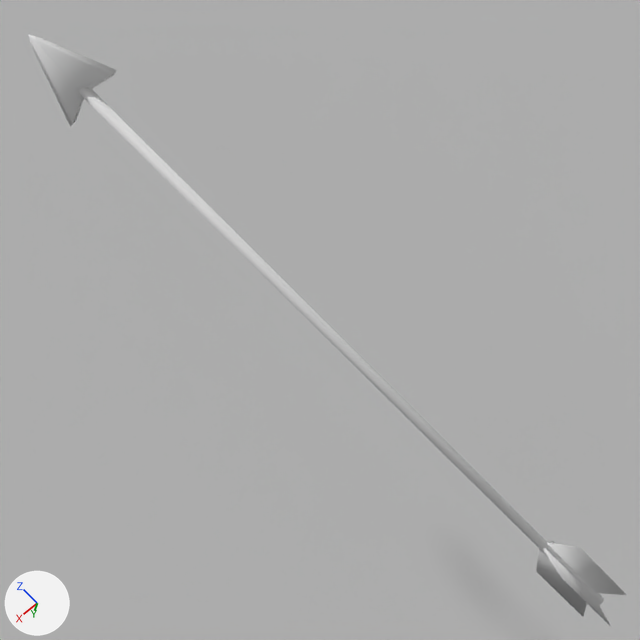
What one commit did to the Blender file BlendFiles/PoisonArrow.blend.
One viewpoint serves both versions: the file's camera 'Camera.001'. The lights are fixed; the arrows at lower left show +X, +Y and +Z.
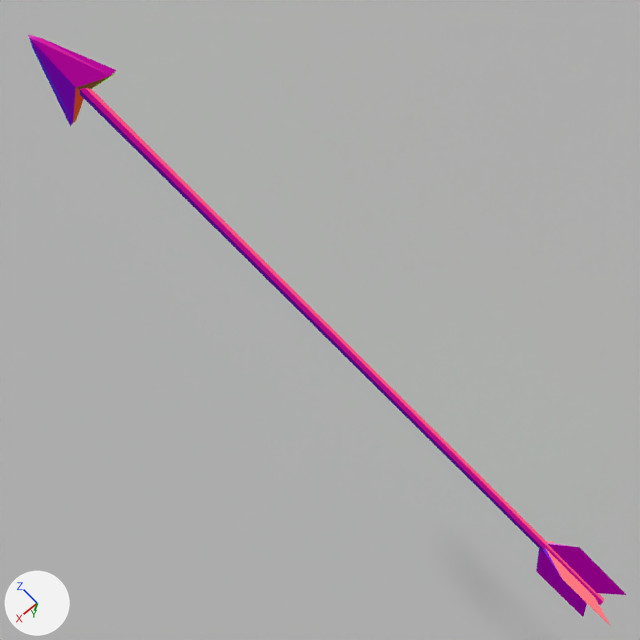
The change, as a diff of the scene's bpy script:
```diff
--- a/BlendFiles/PoisonArrow.blend.py
+++ b/BlendFiles/PoisonArrow.blend.py
@@ img_normal @@
+img_normal = load_image('normal', '_unpacked/PoisonArrow_n.png', 1024, 1024, 'sRGB')
@@ mat_material @@
 _N = mat_material.node_tree.nodes; _L = mat_material.node_tree.links
-n0 = _N.new('ShaderNodeOutputMaterial'); n0.name = 'Material Output.001'
-n1 = _N.new('ShaderNodeBsdfDiffuse'); n1.name = 'Diffuse BSDF'
-_L.new(n1.outputs[0], n0.inputs[0])  # 'BSDF' to 'Surface'
+n2 = _N.new('ShaderNodeOutputMaterial'); n2.name = 'Material Output'
+n3 = _N.new('ShaderNodeTexImage'); n3.name = 'Image Texture'
+n3.image = img_normal
+_L.new(n3.outputs[0], n2.inputs[0])  # 'Color' to 'Surface'
```

Where the change shows, as pixel boxes (x1, y1, x2, y2) in the pictures (640 x 640 px):
'Cube', surface changed (grey to pink)
    both: (28, 35, 626, 625)
